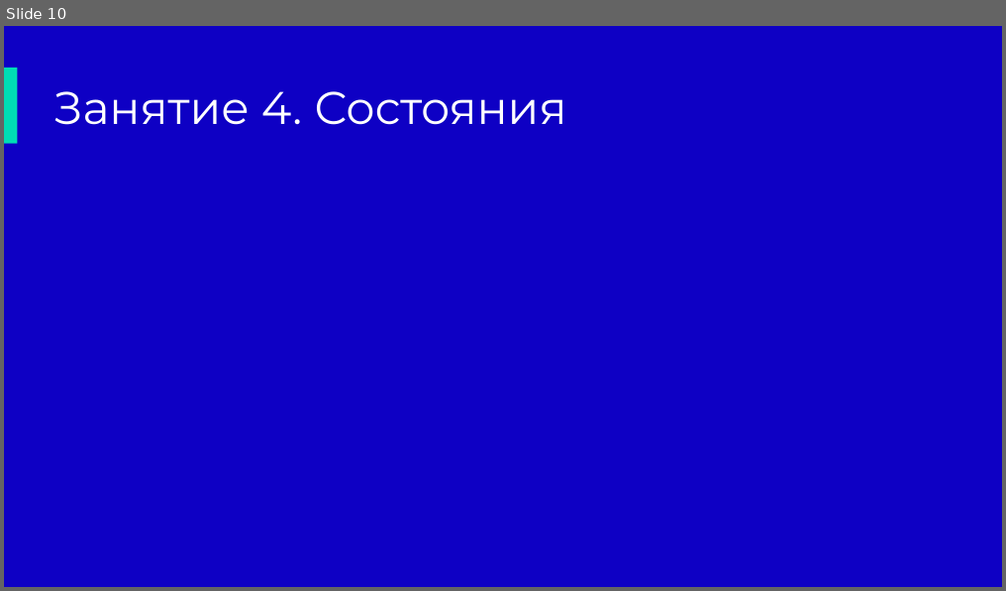
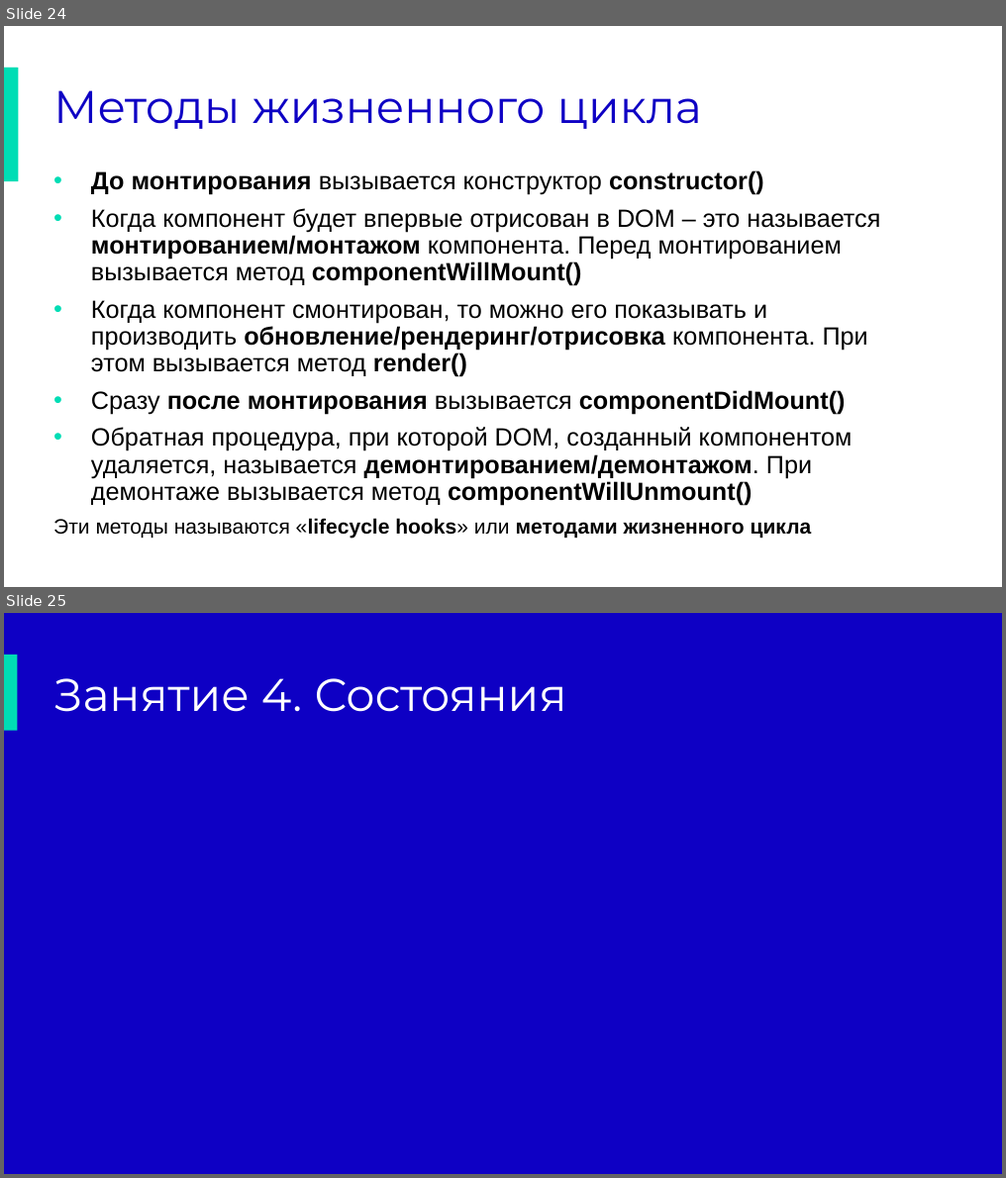
Before and after one commit to lavsexpert/synergy-react, a slide deck: React.pptx. Shown one above the other, each under a label of ours: slide 10 before the commit, slides 24 and 25 after it. The pictures are 1006x591 and 1006x1178 pixels, drawn with LibreOffice and Linux fonts; fonts in the diff are those of the drawing; background and template pictures are left out. Boxes give left, top, right and bottom in pixels: in the first picture for what was removed or moved away, otherwise in the second. Text is boxed around its words. In the diff, an @@ line names an element or a change of style, - is before the commit and + after.

```diff
--- a/React.pptx
+++ b/React.pptx
@@ slide 24 added at (4, 26, 1002, 587), background #FFFFFF; not listed: 1 template element that a slide beside it also shows @@
@@ rectangle added at (4, 68, 18, 181), fill #00DDB5 @@
@@ title added at (54, 90, 702, 129), 44 pt, text #0E00C4 @@
+Методы жизненного цикла
@@ text added at (54, 171, 880, 538), 24 pt, text #000000 @@
+• До монтирования вызывается конструктор constructor()
+• Когда компонент будет впервые отрисован в DOM – это называется монтированием/монтажом компонента. Перед монтированием вызывается метод componentWillMount()
+• Когда компонент смонтирован, то можно его показывать и производить обновление/рендеринг/отрисовка компонента. При этом вызывается метод render()
+• Cразу после монтирования вызывается componentDidMount()
+• Обратная процедура, при которой DOM, созданный компонентом удаляется, называется демонтированием/демонтажом. При демонтаже вызывается метод componentWillUnmount()
+Эти методы называются «lifecycle hooks» или методами жизненного цикла
@@ rectangle added at (18, 497, 128, 575), fill #FFFFFF, outline #FFFFFF 1 pt @@
@@ what was slide 10 is now slide 25 @@
```
Also in this commit, not shown: 6 slides changed, 16 other slides added, 2 slides removed, 1 other file.
